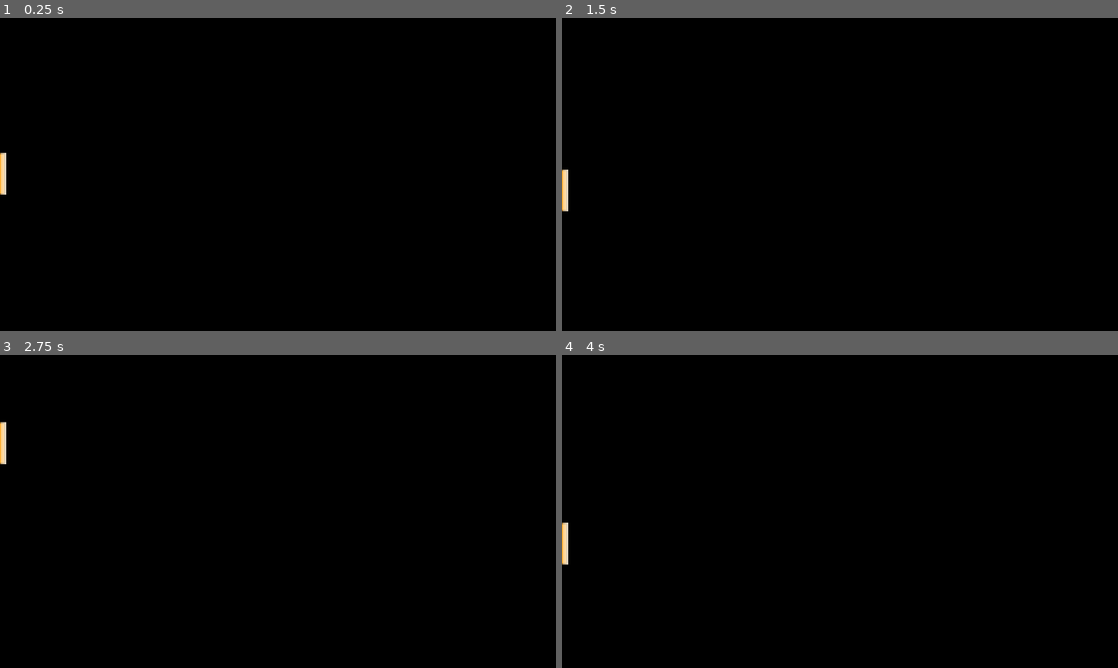
Above: before the commit, frames 1-4 (two rows, left to right).
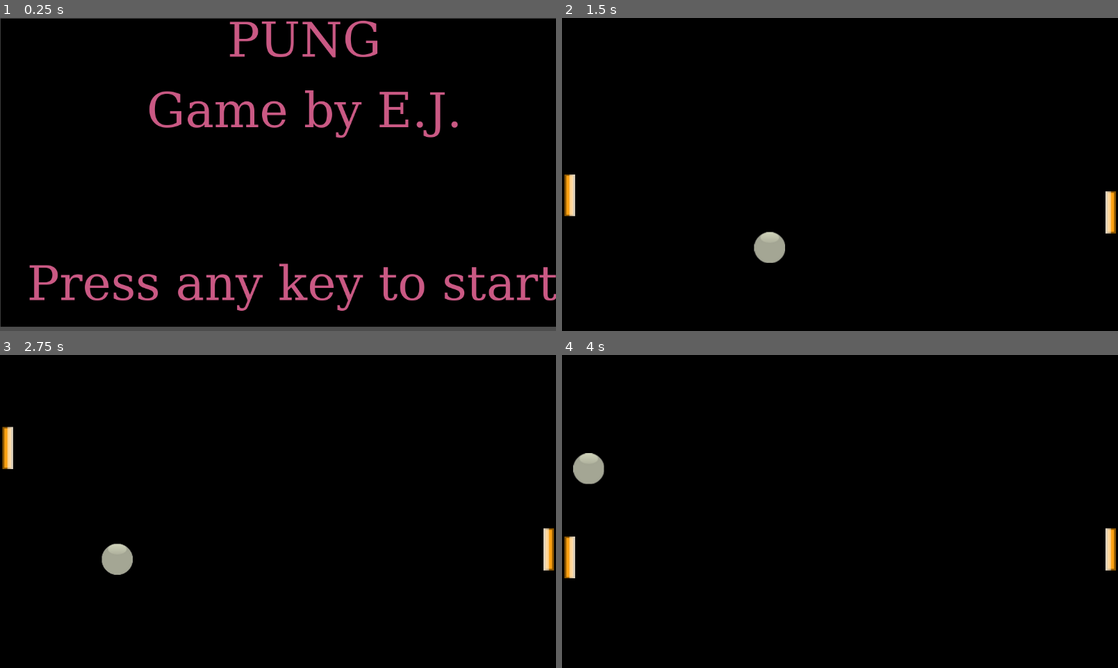
Above: after the commit, the same moments.

Repository: ecurt300/Pung
Game: Godot game, scene res://Systems/start_screen.tscn
Two runs of this game, one before a commit and one after it. Both use one fixed random seed, a clock stepped at 60 frames per second and the inputs below. Before the commit the project starts from res://Assets/Screen/main.tscn.
Inputs (mouse positions are in pixels of both pictures, inside the frame that each line leads up to):
- Up to frame 1 (0.25 s): no input
- Up to frame 2 (1.5 s): tap Enter at 0.5 s; move the mouse to (962, 158) at 0.52 s; hold Space 0.53-1.28 s; move the mouse to (728, 190) at 1.27 s; tap Space at 1.35 s
- Up to frame 3 (2.75 s): tap Space at 1.52, 1.82 s; move the mouse to (333, 442) at 2.02 s; hold Space from 2.03 s (still down)
- Up to frame 4 (4 s): move the mouse to (812, 574) at 2.77 s; release Space at 2.78 s; tap Space at 2.85, 3.02, 3.32 s; move the mouse to (1006, 558) at 3.52 s; hold Space from 3.53 s (still down)

The runs differ from the first frame. In frame 1, 7.7% of the frame differs, in the area x 0-100%, y 0-100%; in frame 2, 1.0%; in frame 3, 1.0%; in frame 4, 1.1%.

Commit message:
Added a REALLY effective paddle bot starting work on score and polish as well as making the bot beatable

Diff:
--- /dev/null
+++ b/Actors/Ball/Ball.gd
@@ -0,0 +1,11 @@
+extends Node
+
+
+# Called when the node enters the scene tree for the first time.
+func _ready():
+	pass # Replace with function body.
+
+
+# Called every frame. 'delta' is the elapsed time since the previous frame.
+func _process(delta):
+	pass
--- /dev/null
+++ b/Actors/Ball/Ball.tscn
@@ -0,0 +1,22 @@
+[gd_scene load_steps=4 format=3 uid="uid://b1a8xpfniqaor"]
+
+[ext_resource type="Texture2D" uid="uid://qg27w20bon2j" path="res://Assets/Ball/ball.png" id="1_71alv"]
+
+[sub_resource type="PhysicsMaterial" id="PhysicsMaterial_sp66h"]
+friction = 0.0
+bounce = 1000.0
+
+[sub_resource type="CircleShape2D" id="CircleShape2D_wtk3i"]
+radius = 40.0125
+
+[node name="Ball" type="RigidBody2D"]
+physics_material_override = SubResource("PhysicsMaterial_sp66h")
+gravity_scale = 0.0
+lock_rotation = true
+linear_damp_mode = 1
+
+[node name="CollisionShape2D" type="CollisionShape2D" parent="."]
+shape = SubResource("CircleShape2D_wtk3i")
+
+[node name="Sprite" type="Sprite2D" parent="."]
+texture = ExtResource("1_71alv")
--- /dev/null
+++ b/Actors/Ball/BallManager.gd
@@ -0,0 +1,48 @@
+extends Node
+@export var Player1 : Node2D
+@export var Player2 : Node2D
+@export var ball : PackedScene
+
+var game_ball : Node2D
+var direction : Vector2
+func _ready():
+	spawn_ball()
+#Spawn at center and randomize direction
+
+func spawn_ball():
+	#keep ball instance
+	game_ball = ball.instantiate()
+	add_child(game_ball)
+	#set ball direction
+	var x = -1
+	var y = 1
+
+	direction = Vector2(x,y)
+
+	game_ball.linear_velocity += direction * 150
+
+#Spawn at center
+func despawn_ball_and_score(paddle,paddle_name):
+
+	if game_ball != null:
+		direction = paddle.get_child(0).global_position.direction_to(game_ball.global_position)
+		var behind_paddle = direction.dot(paddle.get_child(0).transform.x) <= 0
+
+		if behind_paddle:
+			if paddle_name == "Player1":
+				GameController.player1_score =+ 1
+
+				game_ball.queue_free()
+
+
+			elif paddle_name == "Player2":
+
+				GameController.player2_score =+ 1
+
+				game_ball.queue_free()
+			spawn_ball()
+
+
+func _process(delta):
+	despawn_ball_and_score(Player1,Player1.name)
+	despawn_ball_and_score(Player2,Player2.name)
--- /dev/null
+++ b/Actors/Ball/BallSpawn.gd
@@ -0,0 +1,11 @@
+extends Node
+
+
+# Called when the node enters the scene tree for the first time.
+func _ready():
+	pass # Replace with function body.
+
+
+# Called every frame. 'delta' is the elapsed time since the previous frame.
+func _process(delta):
+	pass
--- /dev/null
+++ b/Actors/Bot/Bot.gd
@@ -0,0 +1,53 @@
+extends Node2D
+
+@export var ball_manager : Node2D
+var lead: Vector2
+var prevlead : Vector2
+var error : float
+var prev_error : float
+var d : float
+# Called every frame. 'delta' is the elapsed time since the previous frame.
+func _ready():
+	#randomize()
+
+	randomize()
+
+func calculate_lead(delta):
+
+
+
+	if($Paddle.global_position.distance_to(ball_manager.game_ball.global_position ) < 700):
+		var distance = (ball_manager.game_ball.global_position - $Paddle.global_position )
+		var a = sqrt(ball_manager.game_ball.linear_velocity.length())
+		var b = (distance.x)
+		var c = (distance.y)
+
+		var current_v = $Paddle.global_position.y
+
+		var angle =  acos(pow(a,2) +pow( b ,2)-pow( c,2)/(2*a*b))
+
+		var t = sqrt(pow(a,2) + pow(b,2) - 2* a*b * cos(angle))
+		var direction = distance.normalized()
+
+		var target =direction.y * t
+		error = current_v - target
+		prev_error = error
+		var error_diff = (prev_error - error)/delta
+		var d = error_diff * -0.07
+
+
+		var penality = randf_range(-10,10)
+
+		return target  + (error_diff * 0.01) + d/ penality
+	return 0
+
+
+func _physics_process(delta):
+
+
+
+
+
+
+
+	$Paddle.move_up_down(calculate_lead(delta) ,delta)
--- /dev/null
+++ b/Actors/Bot/Bot.tscn
@@ -0,0 +1,16 @@
+[gd_scene load_steps=3 format=3 uid="uid://cyitsoyt6qwvr"]
+
+[ext_resource type="Script" path="res://Actors/Bot/Bot.gd" id="1_3dexh"]
+[ext_resource type="PackedScene" uid="uid://ma0r5xjkrjg2" path="res://Actors/Paddle/paddle.tscn" id="2_tgwa6"]
+
+[node name="Bot" type="Node2D"]
+script = ExtResource("1_3dexh")
+
+[node name="Paddle" parent="." instance=ExtResource("2_tgwa6")]
+rotation = 3.14159
+
+[node name="DelayTimer" type="Timer" parent="."]
+wait_time = 0.05
+autostart = true
+
+[connection signal="timeout" from="DelayTimer" to="." method="_on_delay_timer_timeout"]
--- a/Actors/Paddle/paddle.gd
+++ b/Actors/Paddle/paddle.gd
@@ -1,16 +1,17 @@
 extends CharacterBody2D
 
-
+@export var speed : float
 @onready var collision = $CollisionShape2D
 var half_height : float
 var screen_half_height : float
 var screen_height : float
 
+
 func _ready():
 	half_height = collision.shape.size.y * 0.5
 	print(half_height)
-	screen_half_height = get_viewport().size.y * 0.5
 	screen_height = get_viewport().size.y
+
 #Paddle cannot move beyond the window
 #Paddle moves up and down
 #Paddle can either be controlled by the player or the AI
@@ -25,7 +26,7 @@
 	# use a signal to move the paddle with the direction as a paremeter
 func move_up_down(input,delta):
 
-	velocity =Vector2.UP * -10000 *  input * delta
+	velocity =Vector2.DOWN * speed *  input * delta
 
 #Clamp Paddle Position
 #IF#Position.y + half_height > screen-height
@@ -33,16 +34,9 @@
 	#IF Posiiton.y  - half_height < 0.0
 	#Position.y = screen-height plus position.y
 func _clamp_paddle(delta):
-	if (position.y + half_height) > screen_height:
-		position.y = position.y - half_height
-	elif (position.y - half_height) < 0:
-			position.y = position.y + half_height
+
+	position.y = clamp(position.y,half_height,screen_height - half_height)
 
 func _physics_process(delta):
 	_clamp_paddle(delta)
 	move_and_collide(velocity)
-
-
-func _on_player_move(input, delta):
-
-	move_up_down(input,delta)
--- a/Actors/Paddle/paddle.tscn
+++ b/Actors/Paddle/paddle.tscn
@@ -1,10 +1,14 @@
-[gd_scene load_steps=4 format=3 uid="uid://ma0r5xjkrjg2"]
+[gd_scene load_steps=5 format=3 uid="uid://ma0r5xjkrjg2"]
 
 [ext_resource type="Texture2D" uid="uid://cdffockjd6g3s" path="res://Assets/Paddle1/paddle.png" id="1_4wwnt"]
 [ext_resource type="Script" path="res://Actors/Paddle/paddle.gd" id="1_7de5t"]
 
 [sub_resource type="RectangleShape2D" id="RectangleShape2D_tdiju"]
 size = Vector2(26, 89.5)
+
+[sub_resource type="PhysicsMaterial" id="PhysicsMaterial_yj0s7"]
+friction = 0.0
+bounce = 1000.0
 
 [node name="Paddle" type="CharacterBody2D"]
 script = ExtResource("1_7de5t")
@@ -18,3 +22,11 @@
 [node name="CollisionShape2D" type="CollisionShape2D" parent="."]
 position = Vector2(4, 2)
 shape = SubResource("RectangleShape2D_tdiju")
+disabled = true
+
+[node name="StaticBody2D" type="StaticBody2D" parent="."]
+physics_material_override = SubResource("PhysicsMaterial_yj0s7")
+
+[node name="CollisionShape2D2" type="CollisionShape2D" parent="StaticBody2D"]
+position = Vector2(4, 2)
+shape = SubResource("RectangleShape2D_tdiju")
--- a/Actors/Player/Player.gd
+++ b/Actors/Player/Player.gd
@@ -1,12 +1,6 @@
 extends Node2D
-
-signal move(input, delta)
-# Called when the node enters the scene tree for the first time.
-func _ready():
-	pass # Replace with function body.
-
 
 # Called every frame. 'delta' is the elapsed time since the previous frame.
 func _process(delta):
-	var direction = (get_global_mouse_position() - get_child(0).position).normalized().angle()
-	move.emit(direction,delta)
+	var direction = rad_to_deg((get_global_mouse_position() - get_child(0).position).normalized().angle())
+	$Paddle.move_up_down(direction,delta)
--- a/Actors/Player/Player.tscn
+++ b/Actors/Player/Player.tscn
@@ -7,5 +7,3 @@
 script = ExtResource("1_cauwr")
 
 [node name="Paddle" parent="." instance=ExtResource("2_big1i")]
-
-[connection signal="move" from="." to="Paddle" method="_on_player_move"]
--- a/Assets/Screen/main.tscn
+++ b/Assets/Screen/main.tscn
@@ -1,13 +1,62 @@
-[gd_scene load_steps=3 format=3 uid="uid://cusvwy1jymswd"]
+[gd_scene load_steps=9 format=3 uid="uid://cusvwy1jymswd"]
 
 [ext_resource type="Texture2D" uid="uid://cm43bn5kxxr4c" path="res://Assets/Screen/BlackScreen.png" id="1_is178"]
 [ext_resource type="PackedScene" uid="uid://dqoi7ha7y2hq3" path="res://Actors/Player/Player.tscn" id="2_dmgee"]
+[ext_resource type="Script" path="res://Actors/Ball/BallManager.gd" id="3_3vgtx"]
+[ext_resource type="PackedScene" uid="uid://b1a8xpfniqaor" path="res://Actors/Ball/Ball.tscn" id="4_18tfw"]
+[ext_resource type="PackedScene" uid="uid://cyitsoyt6qwvr" path="res://Actors/Bot/Bot.tscn" id="5_qp6y5"]
+
+[sub_resource type="PhysicsMaterial" id="PhysicsMaterial_r0ggb"]
+bounce = 2.0
+
+[sub_resource type="RectangleShape2D" id="RectangleShape2D_np5xd"]
+size = Vector2(1149, 62)
+
+[sub_resource type="PhysicsMaterial" id="PhysicsMaterial_eo7kg"]
+bounce = 2.0
 
 [node name="Main" type="Node2D"]
 
 [node name="BlackScreen" type="Sprite2D" parent="."]
-position = Vector2(576, 324)
-scale = Vector2(0.96, 0.72)
+position = Vector2(576.5, 324)
+scale = Vector2(0.960833, 0.72)
 texture = ExtResource("1_is178")
 
-[node name="Player" parent="." instance=ExtResource("2_dmgee")]
+[node name="Player1" parent="." instance=ExtResource("2_dmgee")]
+position = Vector2(20, 10)
+
+[node name="Paddle" parent="Player1" index="0"]
+position = Vector2(-6, 102)
+speed = 200.0
+
+[node name="Player2" parent="." node_paths=PackedStringArray("ball_manager") instance=ExtResource("5_qp6y5")]
+position = Vector2(1135, 2)
+ball_manager = NodePath("../BallSpawn")
+
+[node name="Paddle" parent="Player2" index="0"]
+position = Vector2(4, 112)
+speed = 3.0
+
+[node name="Bottom" type="StaticBody2D" parent="."]
+position = Vector2(573, 614)
+physics_material_override = SubResource("PhysicsMaterial_r0ggb")
+
+[node name="BottomWall" type="CollisionShape2D" parent="Bottom"]
+shape = SubResource("RectangleShape2D_np5xd")
+
+[node name="Top" type="StaticBody2D" parent="."]
+physics_material_override = SubResource("PhysicsMaterial_eo7kg")
+
+[node name="TopWall" type="CollisionShape2D" parent="Top"]
+position = Vector2(578.5, 34)
+shape = SubResource("RectangleShape2D_np5xd")
+
+[node name="BallSpawn" type="Node2D" parent="." node_paths=PackedStringArray("Player1", "Player2")]
+position = Vector2(568, 338)
+script = ExtResource("3_3vgtx")
+Player1 = NodePath("../Player1")
+Player2 = NodePath("../Player2")
+ball = ExtResource("4_18tfw")
+
+[editable path="Player1"]
+[editable path="Player2"]
--- a/game_controller.gd
+++ b/game_controller.gd
@@ -6,7 +6,8 @@
 var main_scene := preload("res://Assets/Screen/main.tscn").instantiate()
 var start_screen := preload("res://Systems/start_screen.tscn").instantiate()
 #refactor later
-
+var player1_score: int
+var player2_score: int
 func _process(delta):
 	current_scene = get_tree().get_current_scene().name
 
--- a/project.godot
+++ b/project.godot
@@ -11,7 +11,7 @@
 [application]
 
 config/name="Pung"
-run/main_scene="res://Assets/Screen/main.tscn"
+run/main_scene="res://Systems/start_screen.tscn"
 config/features=PackedStringArray("4.2", "Forward Plus")
 config/icon="res://icon.svg"
 
@@ -22,6 +22,7 @@
 [display]
 
 window/stretch/mode="viewport"
+window/stretch/aspect="ignore"
 
 [input]
 
